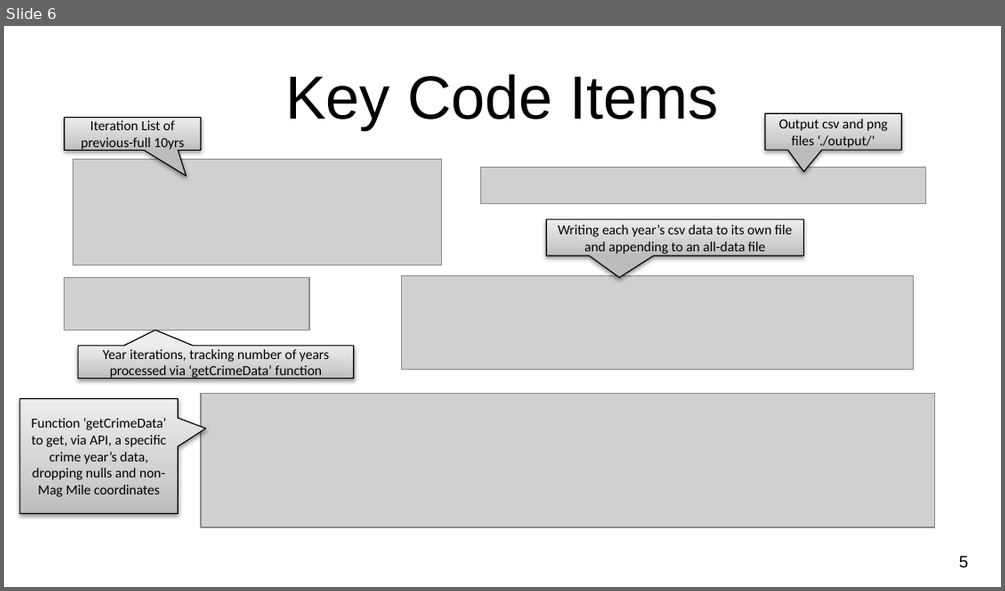
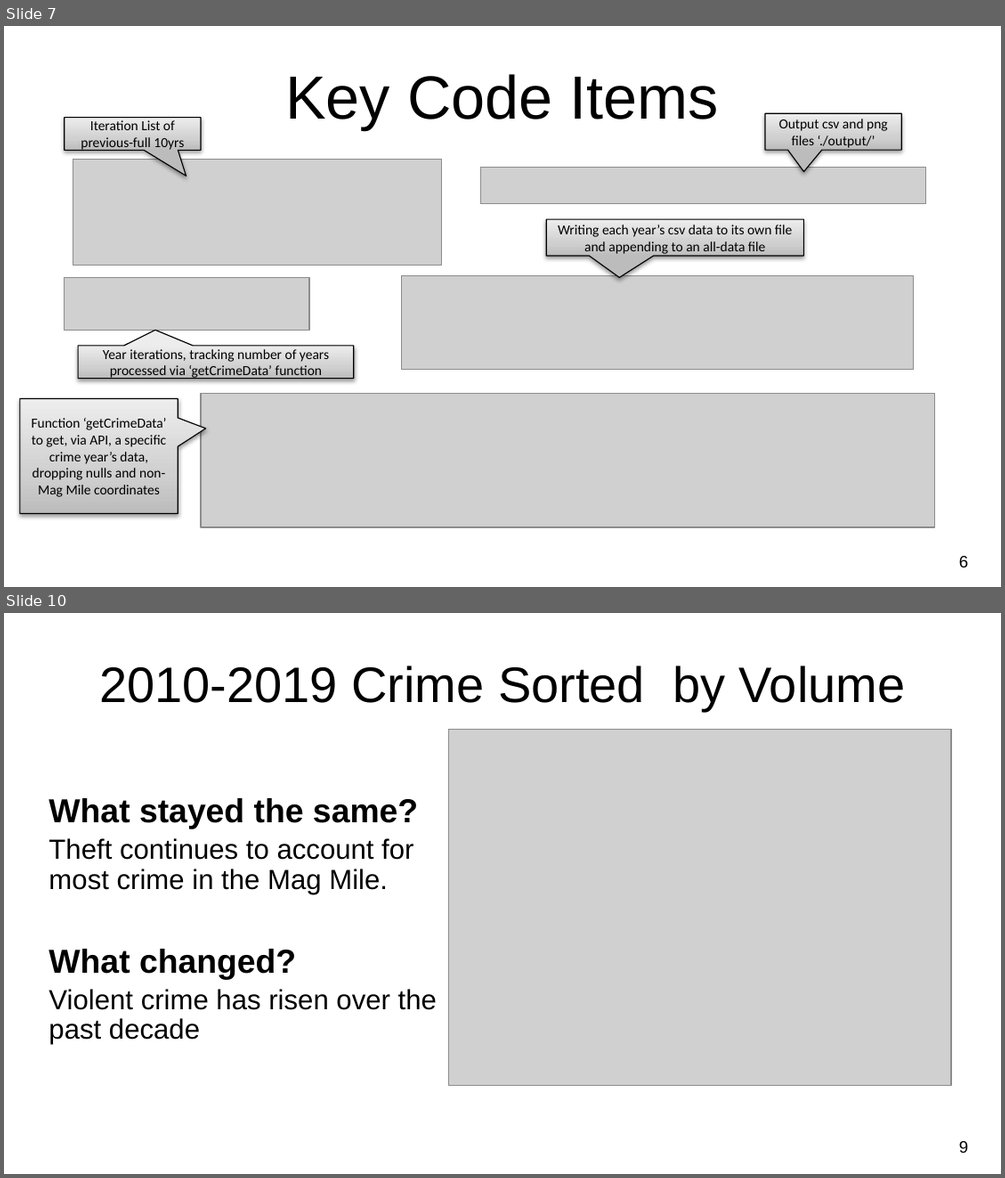
Before and after one commit to MasonMcCoy/Chicago_Crime, a slide deck: NU-Project1_ChicagoMagMile_Crime.pptx. Shown one above the other, each under a label of ours: slide 6 before the commit, slides 7 and 10 after it; the slides between them are not shown. The pictures are 1005x591 and 1005x1178 pixels, drawn with LibreOffice and Linux fonts; fonts in the diff are those of the drawing; grey boxes stand for pictures; background and template pictures are left out. Boxes give left, top, right and bottom in pixels: in the first picture for what was removed or moved away, otherwise in the second. Text is boxed around its words. In the diff, an @@ line names an element or a change of style, - is before the commit and + after.

```diff
--- a/NU-Project1_ChicagoMagMile_Crime.pptx
+++ b/NU-Project1_ChicagoMagMile_Crime.pptx
@@ slide 10 added at [4,613,1001,1174], background picture (left out) @@
@@ title added at [99,666,906,710], 36 pt, text #000000 @@
+2010-2019 Crime Sorted by Volume
@@ picture added at [449,729,951,1085] @@
@@ text added at [48,798,437,1045], 20 pt, text #000000 @@
+What stayed the same?
+Theft continues to account for most crime in the Mag Mile.
+What changed?
+Violent crime has risen over the past decade
@@ page number added at [959,1141,968,1152], 12 pt, text #000000 @@
+9
@@ what was slide 6 is now slide 7 @@
@@ page number at [959,556,968,568]: text changed @@
-5
+6
```
Also in this commit, not shown: 6 slides changed, 11 other slides added, 6 slides removed, 8 other files.
